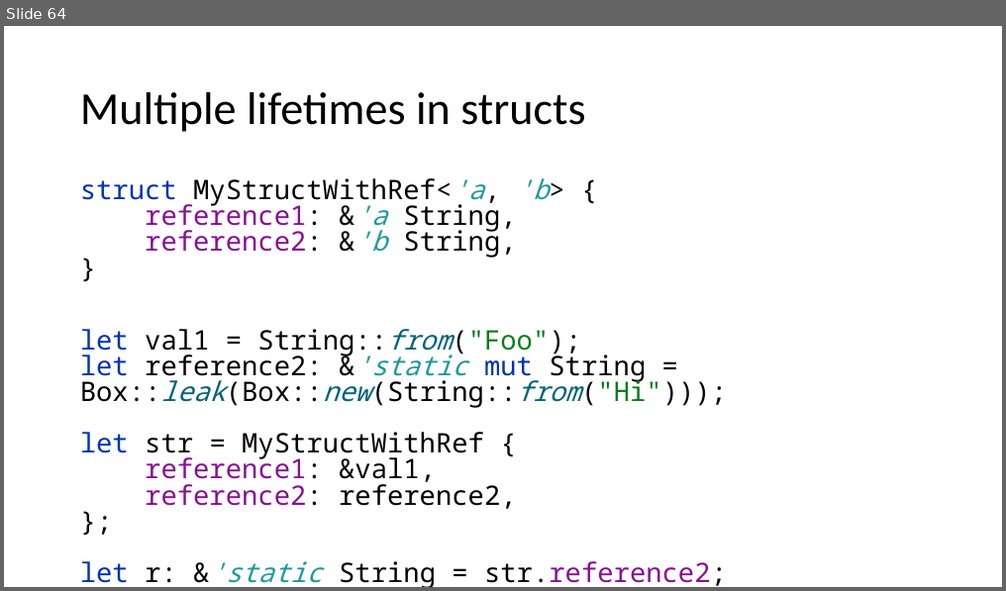
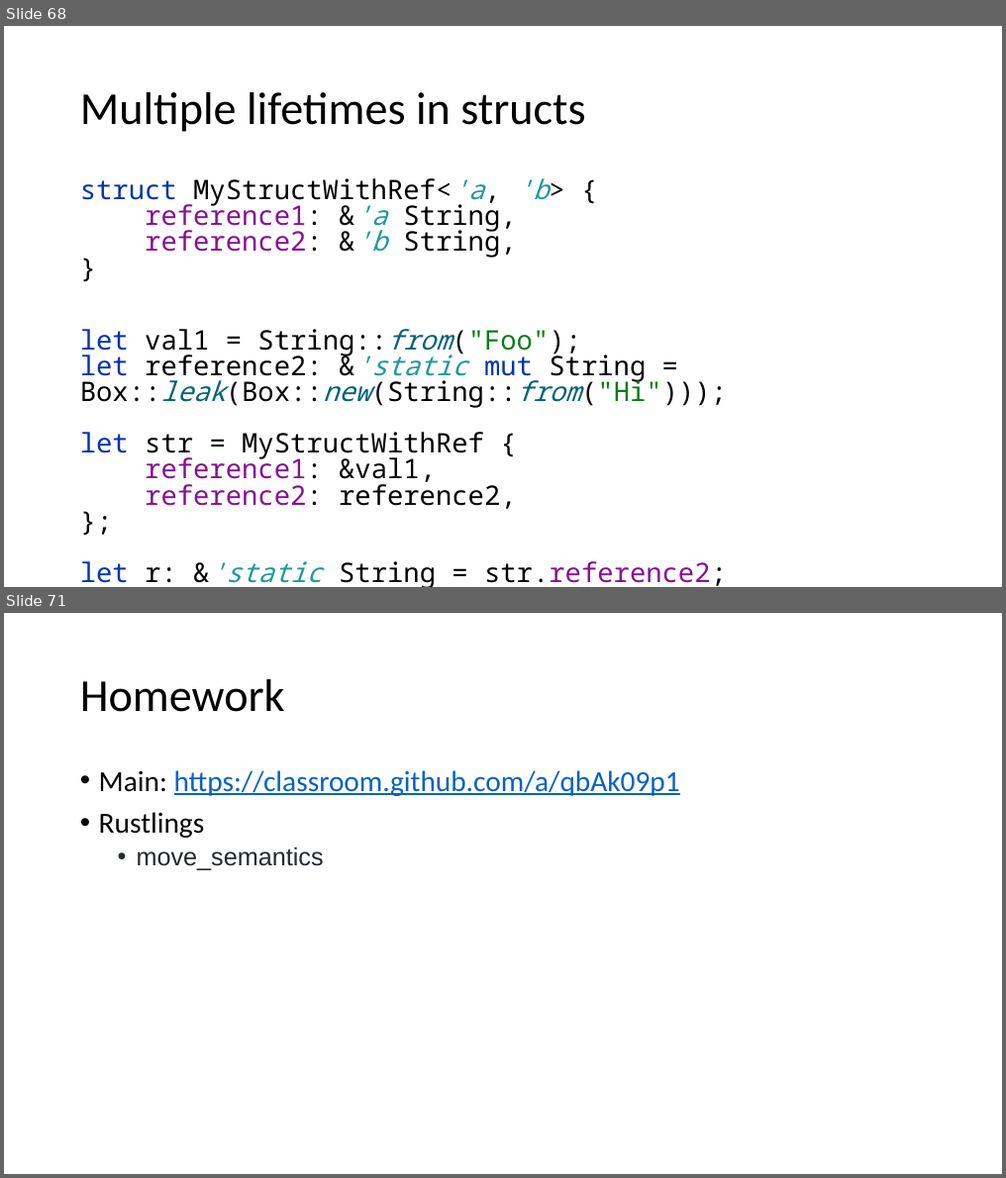
Before and after one commit to kugushev/course-rust-basics, a slide deck: src/02-Ownership/02-Ownership.pptx. Shown one above the other, each under a label of ours: slide 64 before the commit, slides 68 and 71 after it; the slides between them are not shown. The pictures are 1006x591 and 1006x1178 pixels, drawn with LibreOffice and Linux fonts; fonts in the diff are those of the drawing. Boxes give left, top, right and bottom in pixels: in the first picture for what was removed or moved away, otherwise in the second. Text is boxed around its words. In the diff, an @@ line names an element or a change of style, - is before the commit and + after.

```diff
--- a/src/02-Ownership/02-Ownership.pptx
+++ b/src/02-Ownership/02-Ownership.pptx
@@ slide 71 added at (4, 613, 1002, 1174), background #FFFFFF @@
@@ title added at (80, 679, 285, 712), 44 pt, text #000000 @@
+Homework
@@ text added at (99, 770, 680, 870), 28 pt, text #0563C1, underline @@
+• Main: https://classroom.github.com/a/qbAk09p1
+• Rustlings
+  • move_semantics
@@ what was slide 64 is now slide 68 @@
```
Also in this commit, not shown: 2 slides changed, 5 other slides added, 1 other file.
